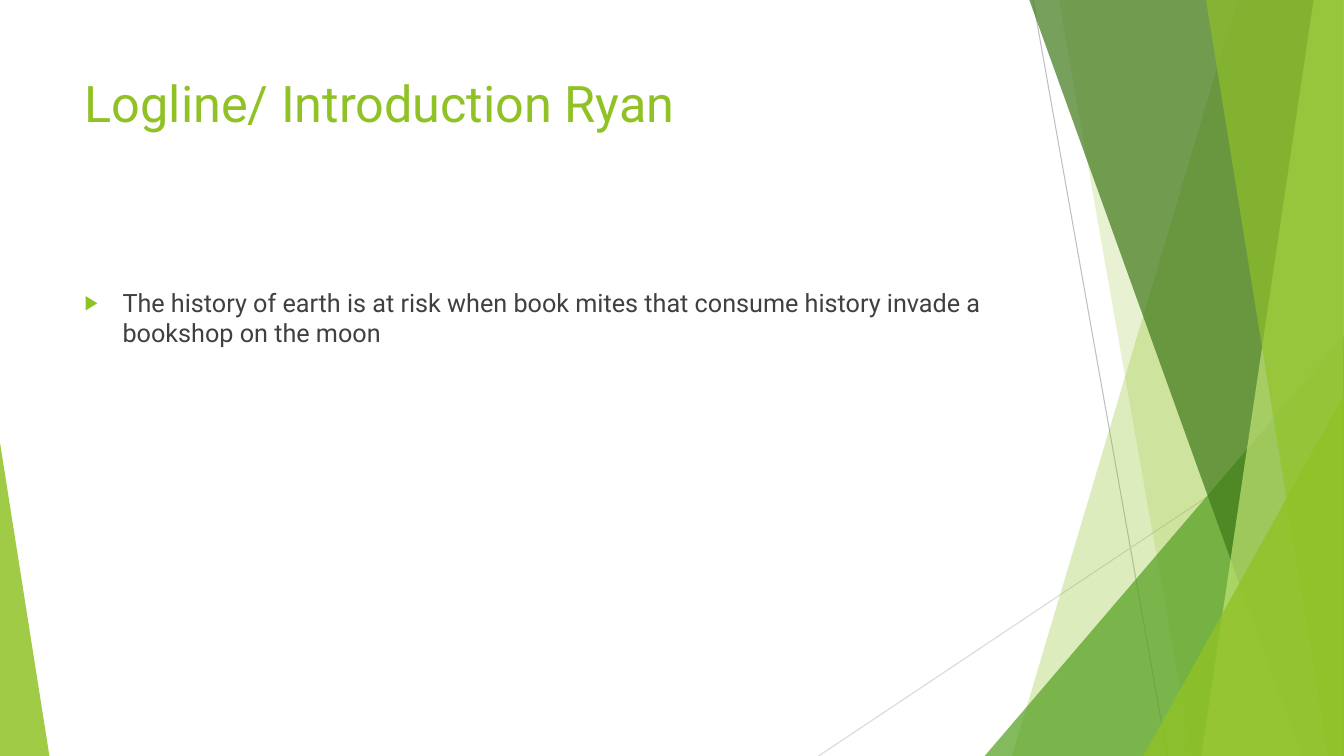
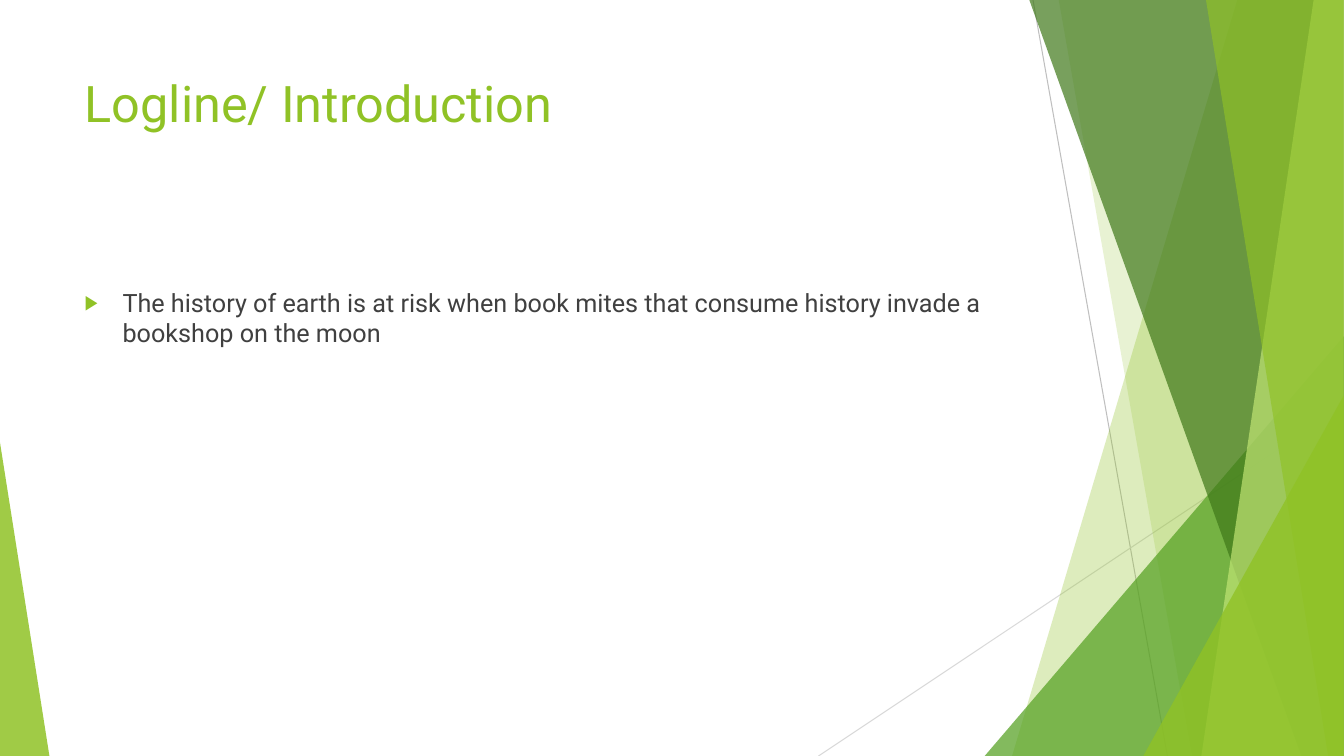
Before and after one commit to UoSGamesGroups/first-semester-l4-5-group-14, a slide deck: slide 2 of Group 14.pptx. Drawn at 1344x756 pixels with LibreOffice and Linux fonts; fonts in the diff are those of the drawing. Boxes give left, top, right and bottom in pixels: in the first picture for what was removed or moved away, otherwise in the second. Text is boxed around its words. In the diff, an @@ line names an element or a change of style, - is before the commit and + after.

```diff
--- a/Group 14.pptx
+++ b/Group 14.pptx
@@ title at box(85, 84, 552, 133): text changed @@
-Logline/ Introduction Ryan
+Logline/ Introduction
```
Also in this commit, not shown: 6 other slides changed.
